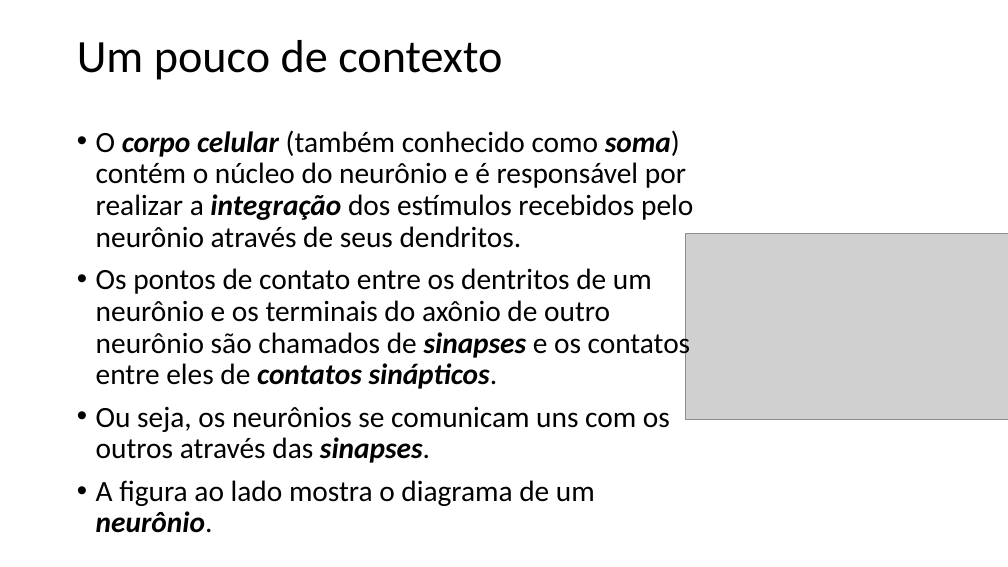
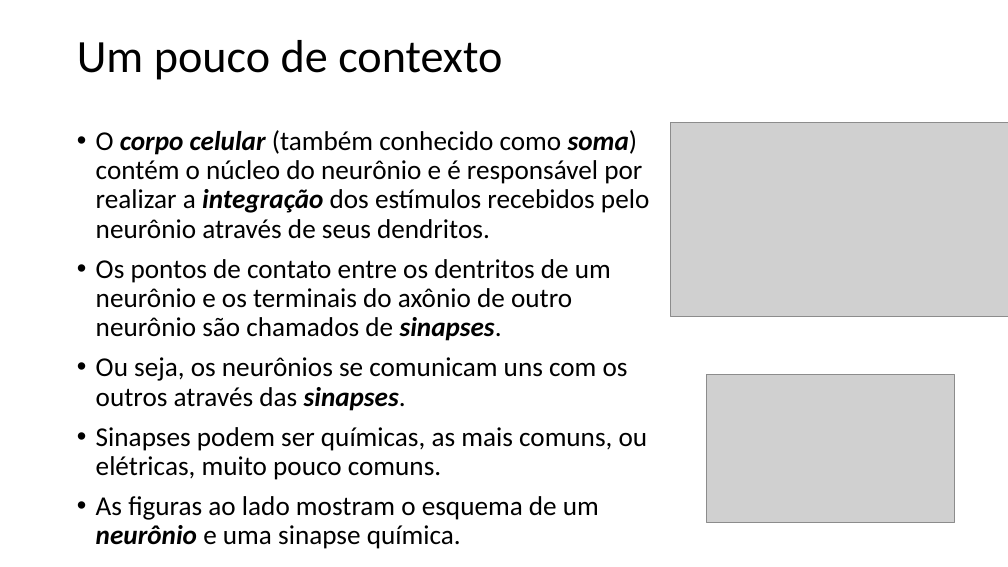
Before and after one commit to zz4fap/t320_aprendizado_de_maquina, a slide deck: slide 7 of slides/T320_Redes_Neurais_Artificiais (Parte I).pptx. Drawn at 1008x567 pixels with LibreOffice and Linux fonts; fonts in the diff are those of the drawing; grey boxes stand for pictures. Boxes give left, top, right and bottom in pixels: in the first picture for what was removed or moved away, otherwise in the second. Text is boxed around its words. In the diff, an @@ line names an element or a change of style, - is before the commit and + after.

```diff
--- a/slides/T320_Redes_Neurais_Artificiais (Parte I).pptx
+++ b/slides/T320_Redes_Neurais_Artificiais (Parte I).pptx
@@ text at (96,130,649,411): size 28 to 25.9 pt in "O corpo celular (também conhecido como soma) ...", "Ou seja, os neurônios se comunicam uns ..." @@
@@ picture: place and size @@
-picture at (685,234,1008,419)
+picture at (671,123,1008,317)
@@ text at (96,259,611,341): text changed; size 28 to 25.9 pt @@
-• Os pontos de contato entre os dentritos de um neurônio e os terminais do axônio de outro neurônio são chamados de sinapses e os contatos entre eles de contatos sinápticos.
+• Os pontos de contato entre os dentritos de um neurônio e os terminais do axônio de outro neurônio são chamados de sinapses.
@@ picture added at (706,374,955,523) @@
@@ text at (96,427,648,549): text changed; size 28 to 25.9 pt @@
-• A figura ao lado mostra o diagrama de um neurônio.
+• Sinapses podem ser químicas, as mais comuns, ou elétricas, muito pouco comuns.
+• As figuras ao lado mostram o esquema de um neurônio e uma sinapse química.
```
Also in this commit, not shown: 11 other slides changed, 4 other files.
